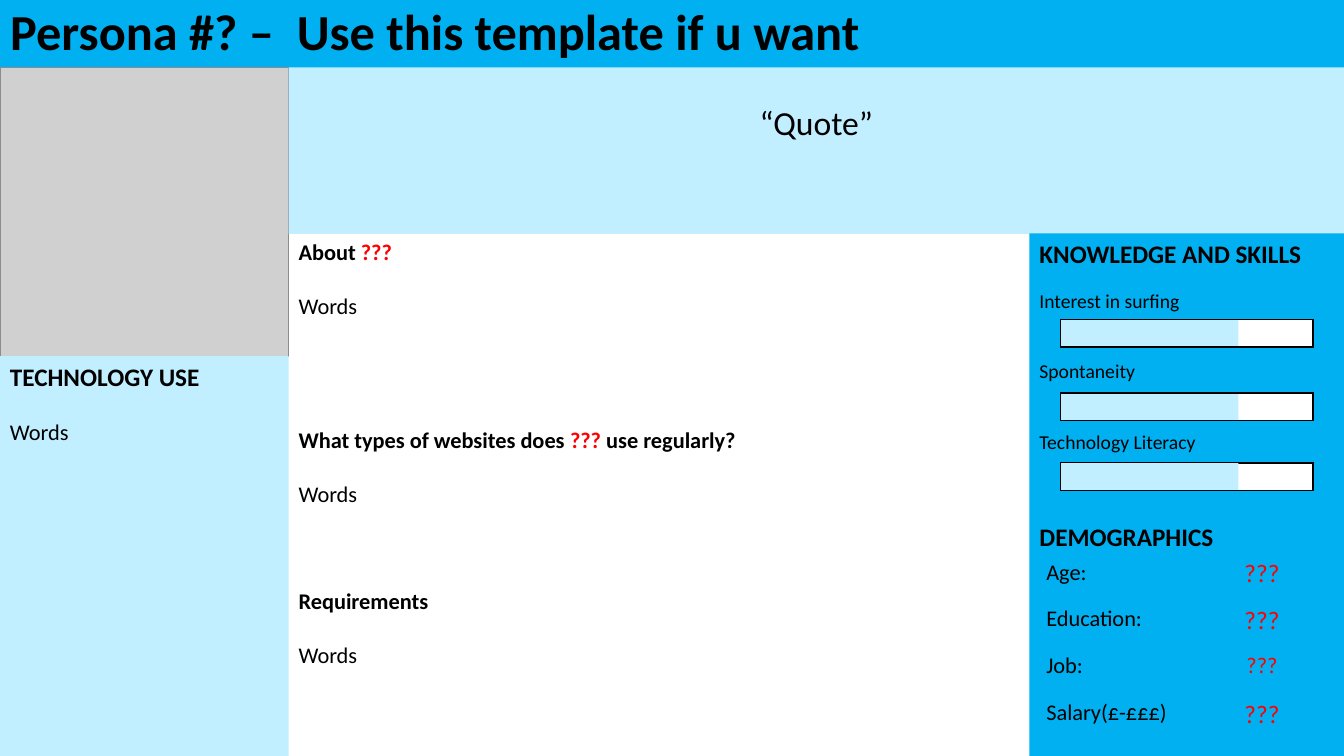
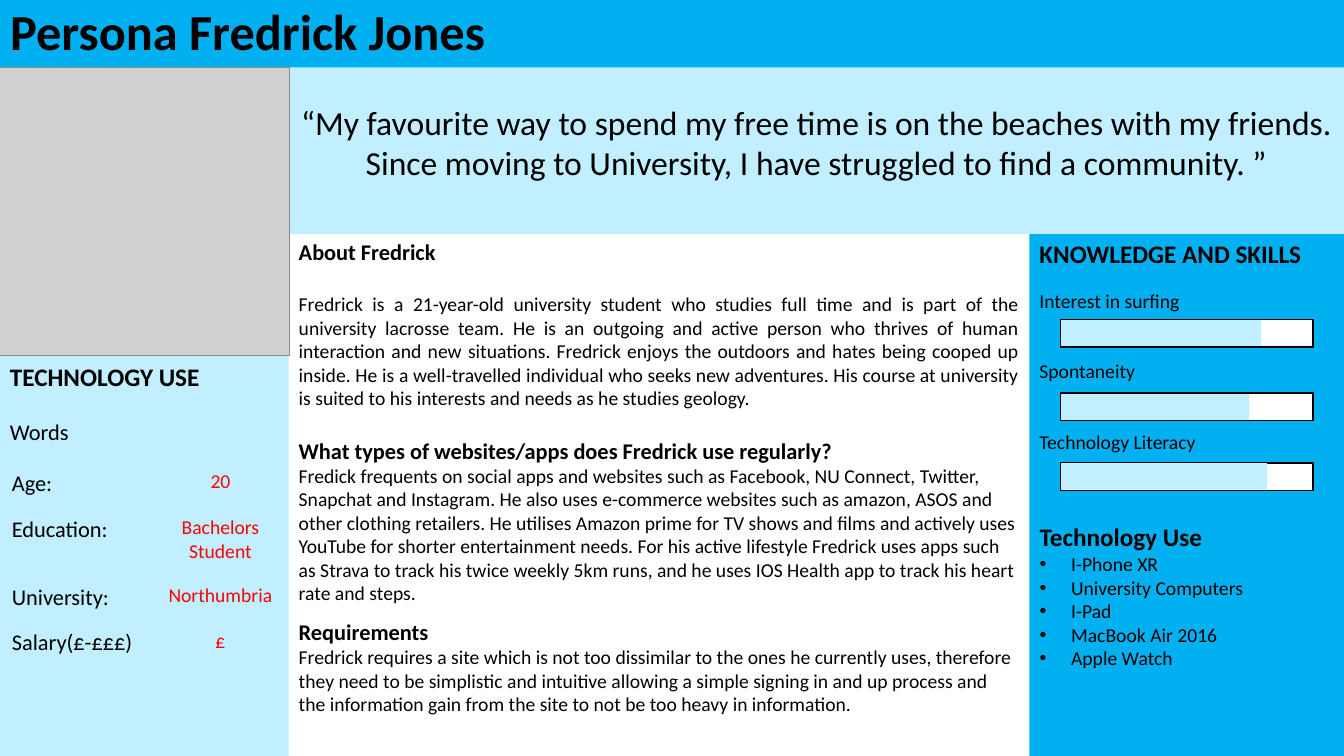
Before and after one commit to benkelly2/KV6002, a slide deck: slide 7 of KV6002_21 TOR Presentation.pptx. Drawn at 1344x756 pixels with LibreOffice and Linux fonts; fonts in the diff are those of the drawing; grey boxes stand for pictures. Boxes give left, top, right and bottom in pixels: in the first picture for what was removed or moved away, otherwise in the second. Text is boxed around its words. In the diff, an @@ line names an element or a change of style, - is before the commit and + after.

```diff
--- a/KV6002_21 TOR Presentation.pptx
+++ b/KV6002_21 TOR Presentation.pptx
@@ title at [10,14,485,51]: text changed @@
-Persona #? – Use this template if u want
+Persona Fredrick Jones
@@ text at [301,111,1331,181]: text changed @@
-“Quote”
+“My favourite way to spend my free time is on the beaches with my friends. Since moving to University, I have struggled to find a community. ”
@@ text at [299,244,1019,603]: text changed; size 16 to 14 pt; bold off @@
-About ???
-Words
-What types of websites does ??? use regularly?
-Words
+About Fredrick
+Fredrick is a 21-year-old university student who studies full time and is part of the university lacrosse team. He is an outgoing and active person who thrives of human interaction and new situations. Fredrick enjoys the outdoors and hates being cooped up inside. He is a well-travelled individual who seeks new adventures. His course at university is suited to his interests and needs as he studies geology.
+What types of websites/apps does Fredrick use regularly?
+Fredick frequents on social apps and websites such as Facebook, NU Connect, Twitter, Snapchat and Instagram. He also uses e-commerce websites such as amazon, ASOS and other clothing retailers. He utilises Amazon prime for TV shows and films and actively uses YouTube for shorter entertainment needs. For his active lifestyle Fredrick uses apps such as Strava to track his twice weekly 5km runs, and he uses IOS Health app to track his heart rate and steps.
@@ rectangle: place and size @@
-rectangle at [1061,320,1239,347]
+rectangle at [1061,320,1261,347]
@@ rectangle: place and size @@
-rectangle at [1061,393,1239,420]
+rectangle at [1061,393,1249,420]
@@ table at [2,465,291,669] @@
-row 1, column 2: ???
+row 1, column 2: 20
-row 2, column 2: ???
+row 2, column 2: Bachelors Student
-row 3, column 1: Job:
+row 3, column 1: University:
-row 3, column 2: ???
+row 3, column 2: Northumbria
-row 4, column 2: ???
+row 4, column 2: £
@@ table: place and size @@
-table at [1036,554,1337,741]
+table at [2,465,291,669]
@@ rectangle: place and size @@
-rectangle at [1061,463,1239,490]
+rectangle at [1061,463,1267,490]
@@ text removed at [1039,529,1213,546] @@
-DEMOGRAPHICS
@@ text added at [1040,528,1243,668], 14 pt, text #000000 @@
+Technology Use
+• I-Phone XR
+• University Computers
+• I-Pad
+• MacBook Air 2016
+• Apple Watch
@@ text at [299,624,429,644]: line spacing 1 to 1.5 @@
@@ text at [299,650,1011,715]: text changed; size 16 to 14 pt @@
-Words
+Fredrick requires a site which is not too dissimilar to the ones he currently uses, therefore they need to be simplistic and intuitive allowing a simple signing in and up process and the information gain from the site to not be too heavy in information.
```
Also in this commit, not shown: 1 slide added, 1 slide removed.
